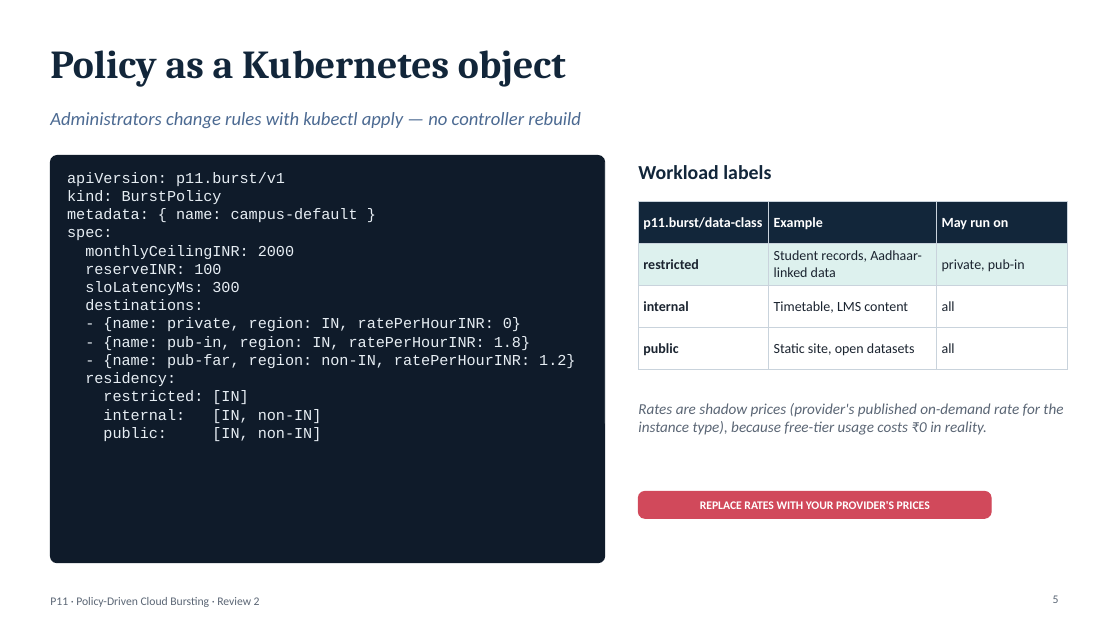
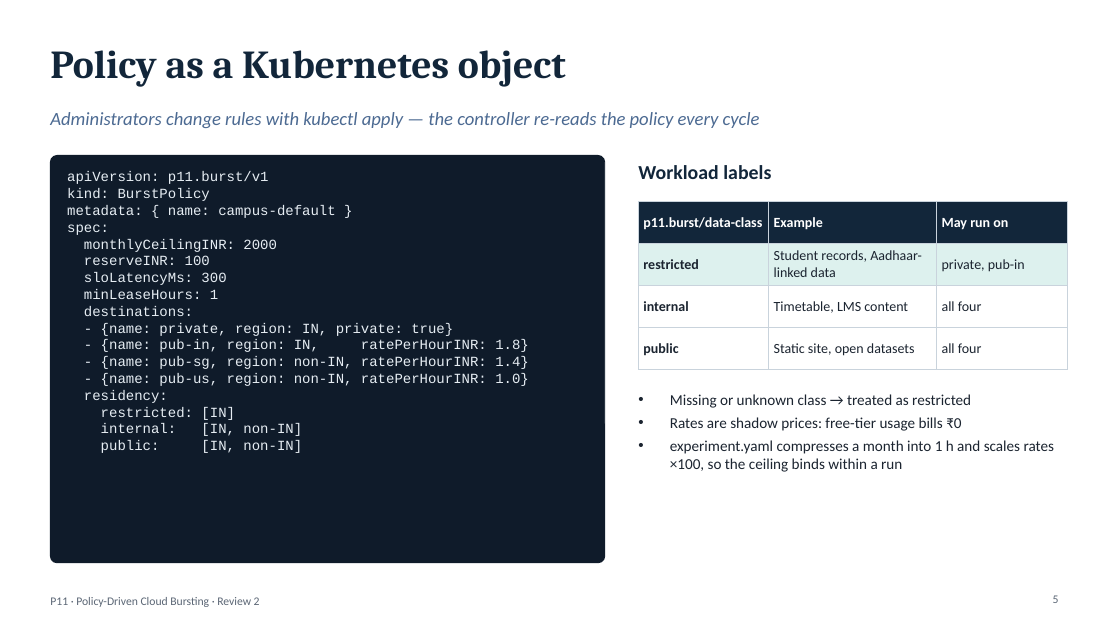
Before and after one commit to AviatorRoyal/cloud-burst, a slide deck: slide 5 of P11_Review2_Implementation_and_Results.pptx. Drawn at 1120x630 pixels with LibreOffice and Linux fonts; fonts in the diff are those of the drawing. Boxes give left, top, right and bottom in pixels: in the first picture for what was removed or moved away, otherwise in the second. Text is boxed around its words. In the diff, an @@ line names an element or a change of style, - is before the commit and + after.

Commit message:
Final decks for all three reviews and the research paper
- Review 1 and 2 rebuilt from measured testbed and simulation data
  (no placeholders); previous-review wording removed from Review 2
- Review 3 (final) deck
- Research paper (21 pages, .docx and .pdf) generated from the results

```diff
--- a/P11_Review2_Implementation_and_Results.pptx
+++ b/P11_Review2_Implementation_and_Results.pptx
@@ text at (x1=50, y1=112, x2=760, y2=128): text changed @@
-Administrators change rules with kubectl apply — no controller rebuild
+Administrators change rules with kubectl apply — the controller re-reads the policy every cycle
@@ text at (x1=67, y1=171, x2=529, y2=453): size 13 to 12 pt in "apiVersion: p11.burst/v1", "kind: BurstPolicy", "metadata: { name: campus-default }", "spec:" and 9 more places @@
@@ table at (x1=639, y1=202, x2=1067, y2=360) @@
-row 3, column 3: all
+row 3, column 3: all four
-row 4, column 3: all
+row 4, column 3: all four
@@ text at (x1=84, y1=289, x2=218, y2=299): paragraph added @@
+minLeaseHours: 1
@@ text at (x1=101, y1=323, x2=453, y2=336): text changed; size 13 to 12 pt @@
-- {name: private, region: IN, ratePerHourINR: 0}
+- {name: private, region: IN, private: true}
@@ text at (x1=101, y1=356, x2=529, y2=386): text changed; size 13 to 12 pt @@
-- {name: pub-far, region: non-IN, ratePerHourINR: 1.2}
+- {name: pub-sg, region: non-IN, ratePerHourINR: 1.4}
+- {name: pub-us, region: non-IN, ratePerHourINR: 1.0}
@@ text at (x1=670, y1=394, x2=1054, y2=472): text changed; text colour #5B6675 to #1B2430; italic off @@
-Rates are shadow prices (provider's published on-demand rate for the instance type), because free-tier usage costs ₹0 in reality.
+• Missing or unknown class → treated as restricted
+• Rates are shadow prices: free-tier usage bills ₹0
+• experiment.yaml compresses a month into 1 h and scales rates ×100, so the ceiling binds within a run
@@ rounded rectangle removed at (x1=639, y1=492, x2=991, y2=518) @@
@@ text removed at (x1=700, y1=501, x2=930, y2=509) @@
-REPLACE RATES WITH YOUR PROVIDER'S PRICES
```
Also in this commit, not shown: 11 other slides changed, 3 slides added, 1 slide removed, 5 other files.
